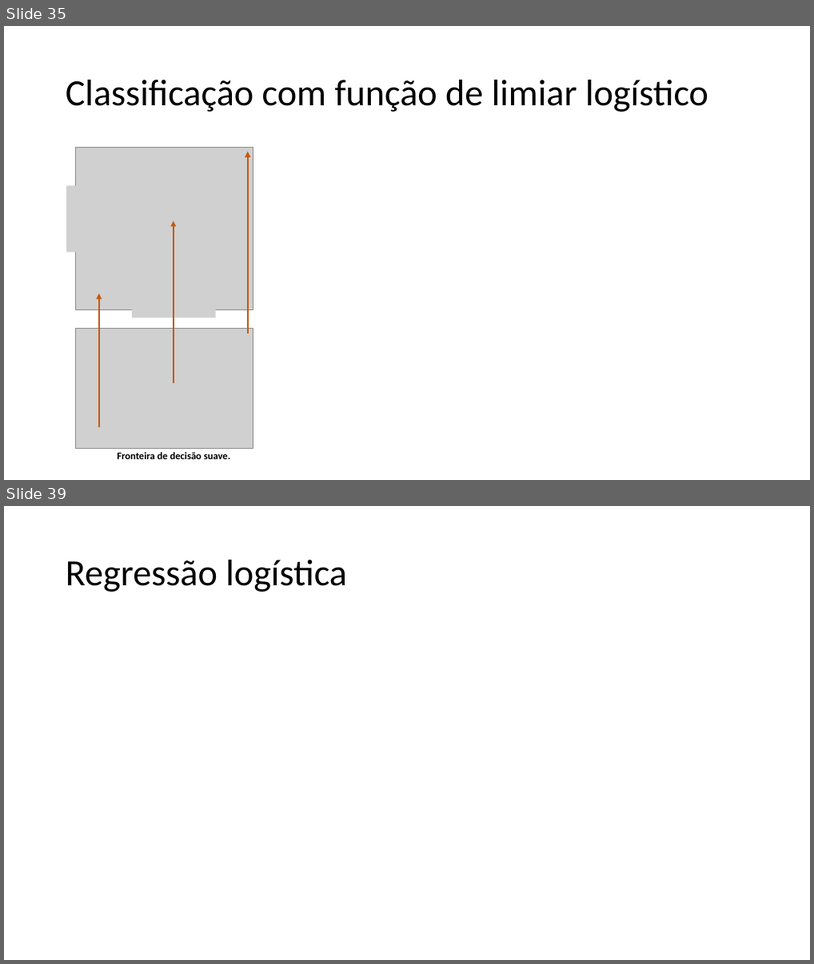
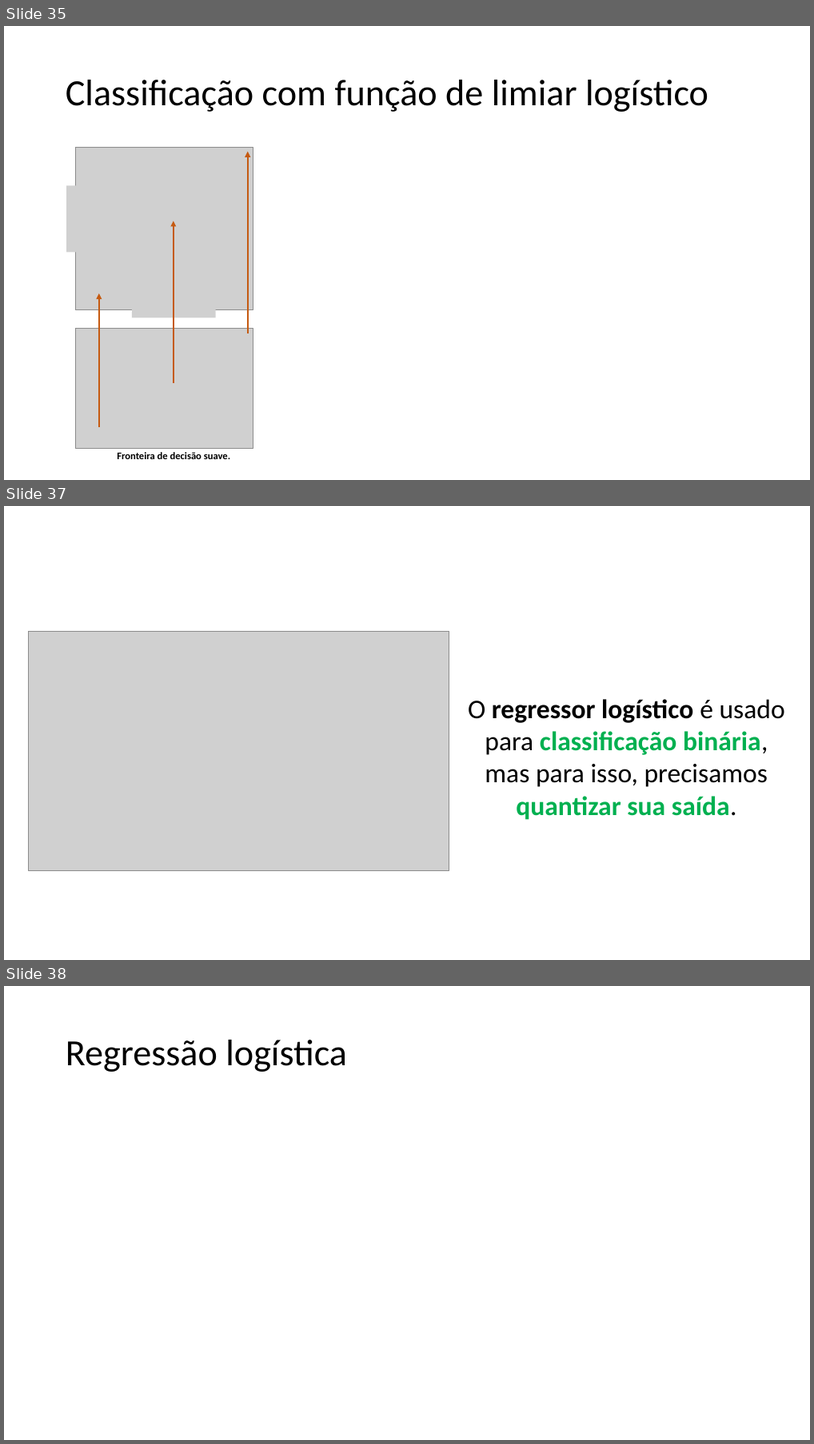
Before and after one commit to zz4fap/c24_inteligencia_artificial, a slide deck: slides/C24_Classificação.pptx. Shown one above the other, each under a label of ours: slides 35 and 39 before the commit, slides 35, 37 and 38 after it; the slides between them are not shown. The pictures are 814x964 and 814x1444 pixels, drawn with LibreOffice and Linux fonts; fonts in the diff are those of the drawing; grey boxes stand for pictures. Boxes give left, top, right and bottom in pixels: in the first picture for what was removed or moved away, otherwise in the second. Text is boxed around its words. In the diff, an @@ line names an element or a change of style, - is before the commit and + after.

```diff
--- a/slides/C24_Classificação.pptx
+++ b/slides/C24_Classificação.pptx
@@ slide 37 added at [4,506,810,960], background #FFFFFF @@
@@ picture added at [28,632,450,870] @@
@@ text added at [468,699,786,820], 32 pt, text #000000, bold @@
+O regressor logístico é usado para classificação binária, mas para isso, precisamos quantizar sua saída.
@@ what was slide 39 is now slide 38 @@
```
Also in this commit, not shown: 2 slides changed, 5 other slides added, 8 slides removed.
